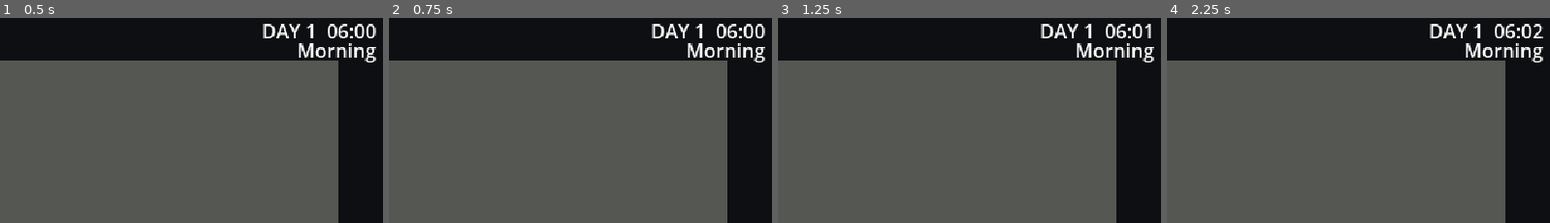
Above: before the commit, frames 1-4 (left to right).
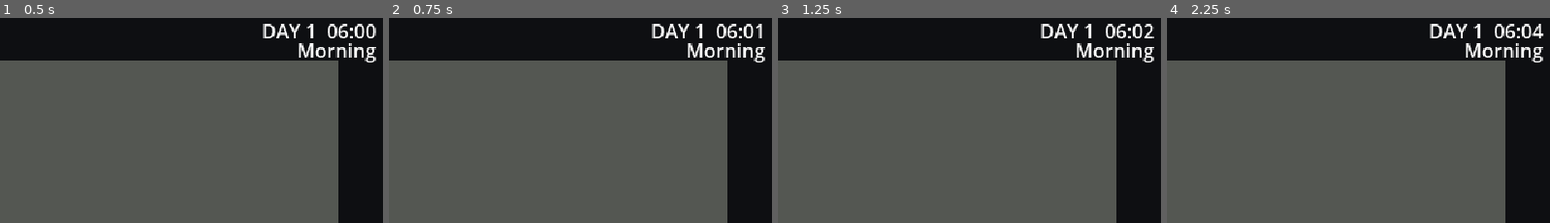
Above: after the commit, the same moments.

Repository: jaegeunjeong/RooftopHaven
Game: Godot game, scene res://src/main/main.tscn
The game is run twice, just before and just after one commit, with the same random seed, the same clock (stepped at 60 frames per second) and the same inputs.
Inputs:
- Up to frame 1 (0.5 s): no input
- Up to frame 2 (0.75 s): tap Enter at 0.5 s
- Up to frame 3 (1.25 s): no input
- Up to frame 4 (2.25 s): tap Space at 1.25 s; tap Enter at 2 s
The pictures show only the part of the screen within x 50-100%, y 0-50%; the shares and areas given below are measured in that part.

Frame 1 is identical in both runs. In frame 2, 0.1% of the frame differs, in the area x 95-99%, y 2-10%; in frame 3, 0.1%; in frame 4, 0.2%.

Commit message:
Set game clock to 30 real seconds per in-game hour
Co-Authored-By: Claude Opus 5.5 <noreply@anthropic.com>
Claude-Session: https://claude.ai/code/session_01QADnFHh2QfPoQNWTb4LMJ2

Diff:
--- a/src/autoload/game_clock.gd
+++ b/src/autoload/game_clock.gd
@@ -8,9 +8,9 @@
 signal day_started(day: int)
 signal phase_changed(phase: StringName)
 
-## Real seconds per in-game minute. 1.0 means 1 real minute = 1 in-game hour,
-## so one in-game day = 24 real minutes.
-@export var seconds_per_game_minute: float = 1.0
+## Real seconds per in-game minute. 0.5 means 30 real seconds = 1 in-game hour,
+## so one in-game day = 12 real minutes and a 30-day run is about 6 real hours.
+@export var seconds_per_game_minute: float = 0.5
 ## Speed multiplier (1.0 = normal). Pending design decision.
 var time_scale: float = 1.0
 
